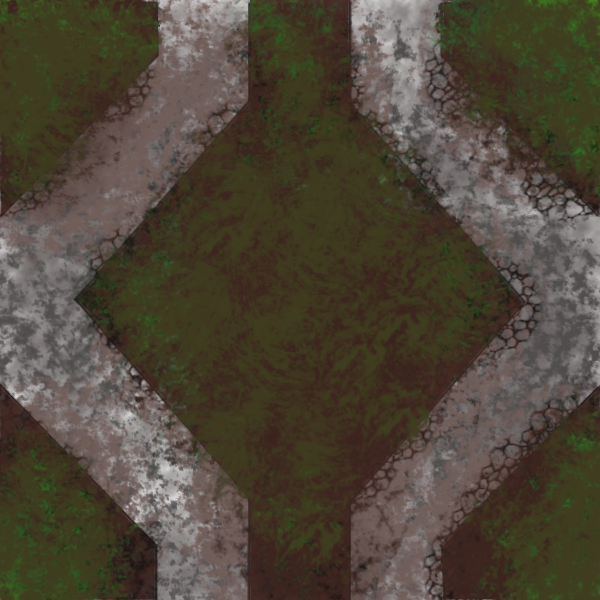
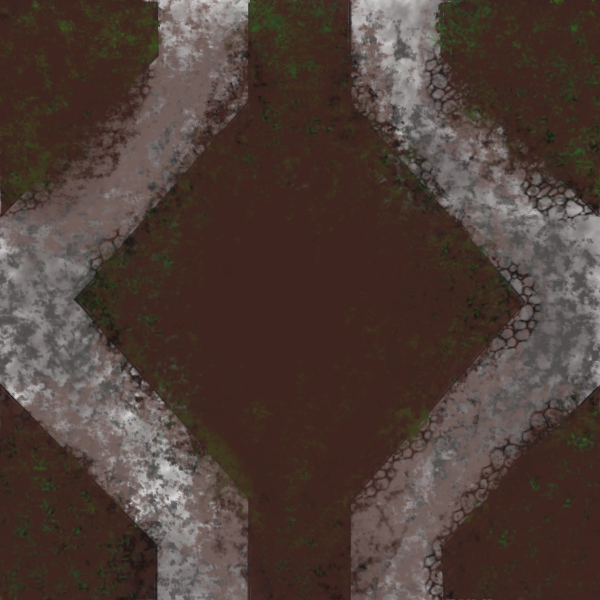
Before/after of a 600px x 600px layered artwork. What changed in the layer stack:
painted on "Tło" over [0, 0, 600, 600]
